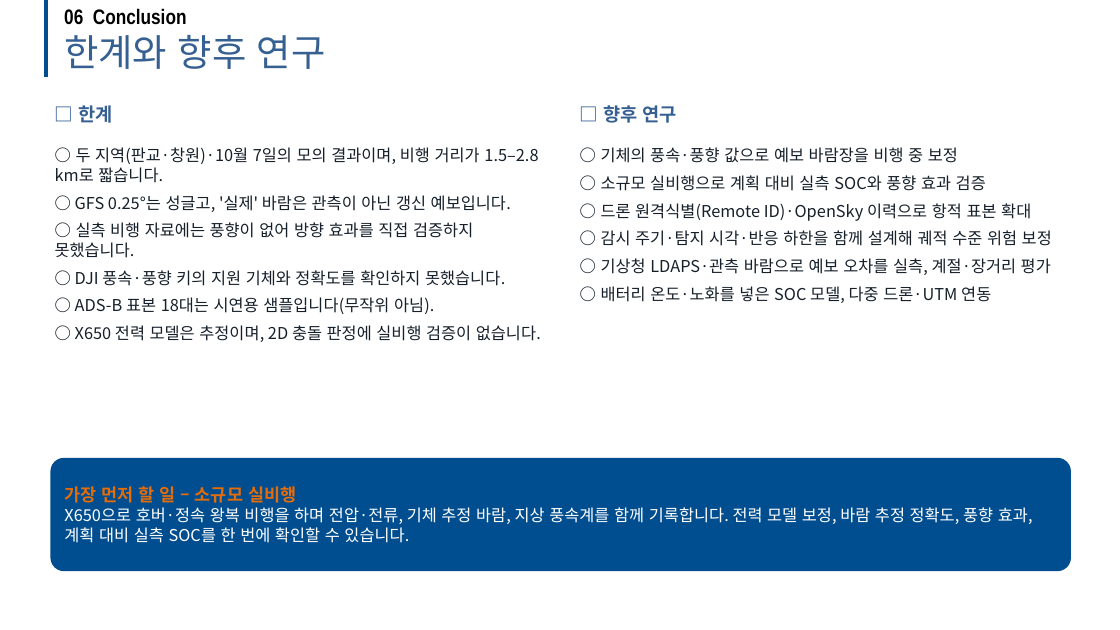
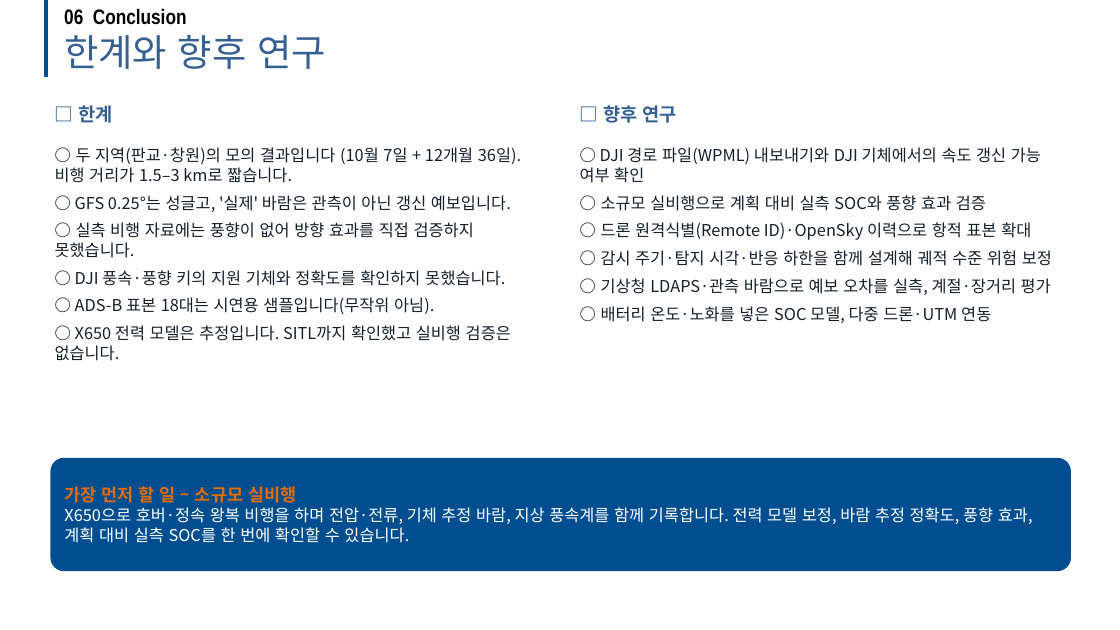
Before and after one commit to dnfl5345/Drone_path_opt, a slide deck: slide 44 of docs/drone_soc_academic_talk.pptx (slide 39 before the commit). Drawn at 1120x630 pixels with LibreOffice and Linux fonts; fonts in the diff are those of the drawing; background and template pictures are left out. Boxes give left, top, right and bottom in pixels: in the first picture for what was removed or moved away, otherwise in the second. Text is boxed around its words. In the diff, an @@ line names an element or a change of style, - is before the commit and + after.

```diff
--- a/docs/drone_soc_academic_talk.pptx
+++ b/docs/drone_soc_academic_talk.pptx
@@ text at (55,147,521,183): text changed @@
-○ 두 지역(판교·창원)·10월 7일의 모의 결과이며, 비행 거리가 1.5–2.8 km로 짧습니다.
+○ 두 지역(판교·창원)의 모의 결과입니다 (10월 7일 + 12개월 36일). 비행 거리가 1.5–3 km로 짧습니다.
@@ text at (580,147,1041,183): text changed @@
-○ 기체의 풍속·풍향 값으로 예보 바람장을 비행 중 보정
+○ DJI 경로 파일(WPML) 내보내기와 DJI 기체에서의 속도 갱신 가능 여부 확인
@@ text at (55,325,511,361): text changed @@
-○ X650 전력 모델은 추정이며, 2D 충돌 판정에 실비행 검증이 없습니다.
+○ X650 전력 모델은 추정입니다. SITL까지 확인했고 실비행 검증은 없습니다.
```
Also in this commit, not shown: 2 other slides changed, 5 slides added, 4 other files.
